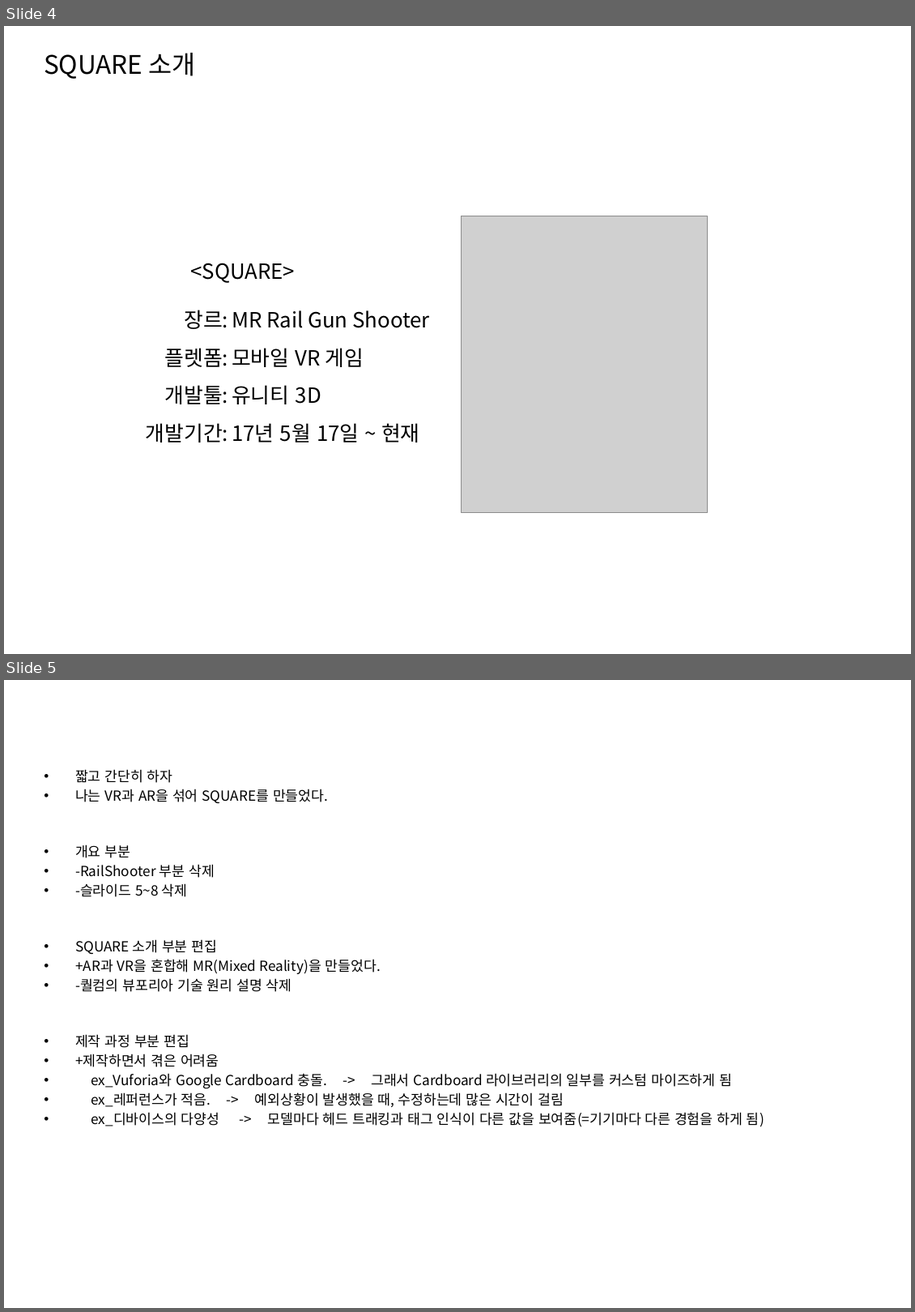
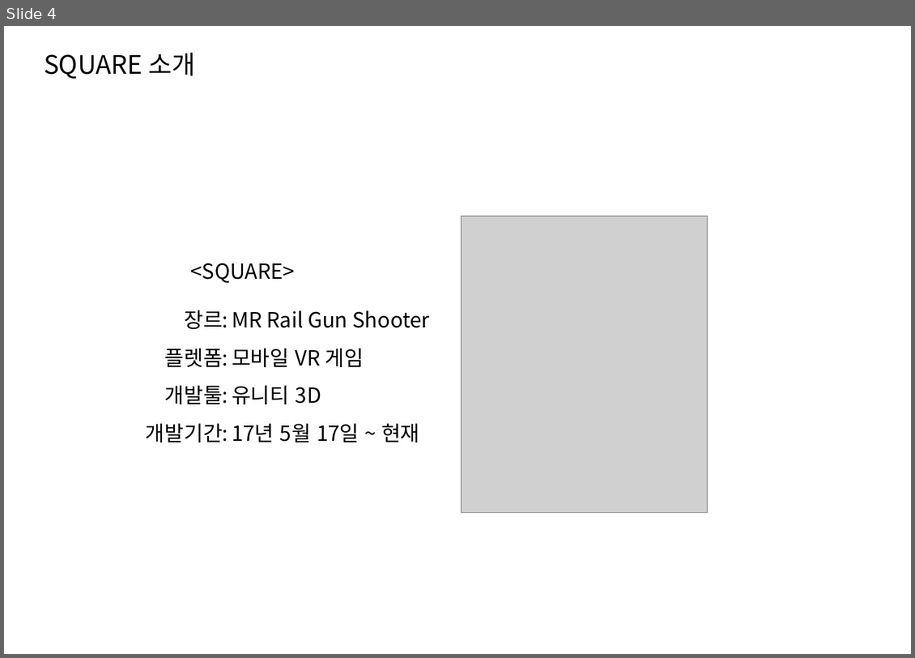
Before and after one commit to Hanghyeon/SQUARE, a slide deck: User_OtherFiles/포폴 발표 준비/2017_NCIA.pptx. Shown one above the other, each under a label of ours: slides 4 and 5 before the commit, slide 4 after it. The pictures are 915x1312 and 915x658 pixels, drawn with LibreOffice and Linux fonts; fonts in the diff are those of the drawing; grey boxes stand for pictures; background and template pictures are left out. Boxes give left, top, right and bottom in pixels: in the first picture for what was removed or moved away, otherwise in the second. Text is boxed around its words. In the diff, an @@ line names an element or a change of style, - is before the commit and + after.

```diff
--- a/User_OtherFiles/포폴 발표 준비/2017_NCIA.pptx
+++ b/User_OtherFiles/포폴 발표 준비/2017_NCIA.pptx
@@ slide 5 removed at (x1=4, y1=680, x2=911, y2=1308), background picture (left out) @@
@@ text removed at (x1=75, y1=769, x2=765, y2=1127) @@
-• 짧고 간단히 하자
-• 나는 VR과 AR을 섞어 SQUARE를 만들었다.
-• 개요 부분
-• -RailShooter 부분 삭제
-• -슬라이드 5~8 삭제
-• SQUARE 소개 부분 편집
-• +AR과 VR을 혼합해 MR(Mixed Reality)을 만들었다.
-• -퀄컴의 뷰포리아 기술 원리 설명 삭제
-• 제작 과정 부분 편집
-• +제작하면서 겪은 어려움
-• ex_Vuforia와 Google Cardboard 충돌. -> 그래서 Cardboard 라이브러리의 일부를 커스텀 마이즈하게 됨
-• ex_레퍼런스가 적음. -> 예외상황이 발생했을 때, 수정하는데 많은 시간이 걸림
-• ex_디바이스의 다양성 -> 모델마다 헤드 트래킹과 태그 인식이 다른 값을 보여줌(=기기마다 다른 경험을 하게 됨)
```
Also in this commit, not shown: 1 other file.
